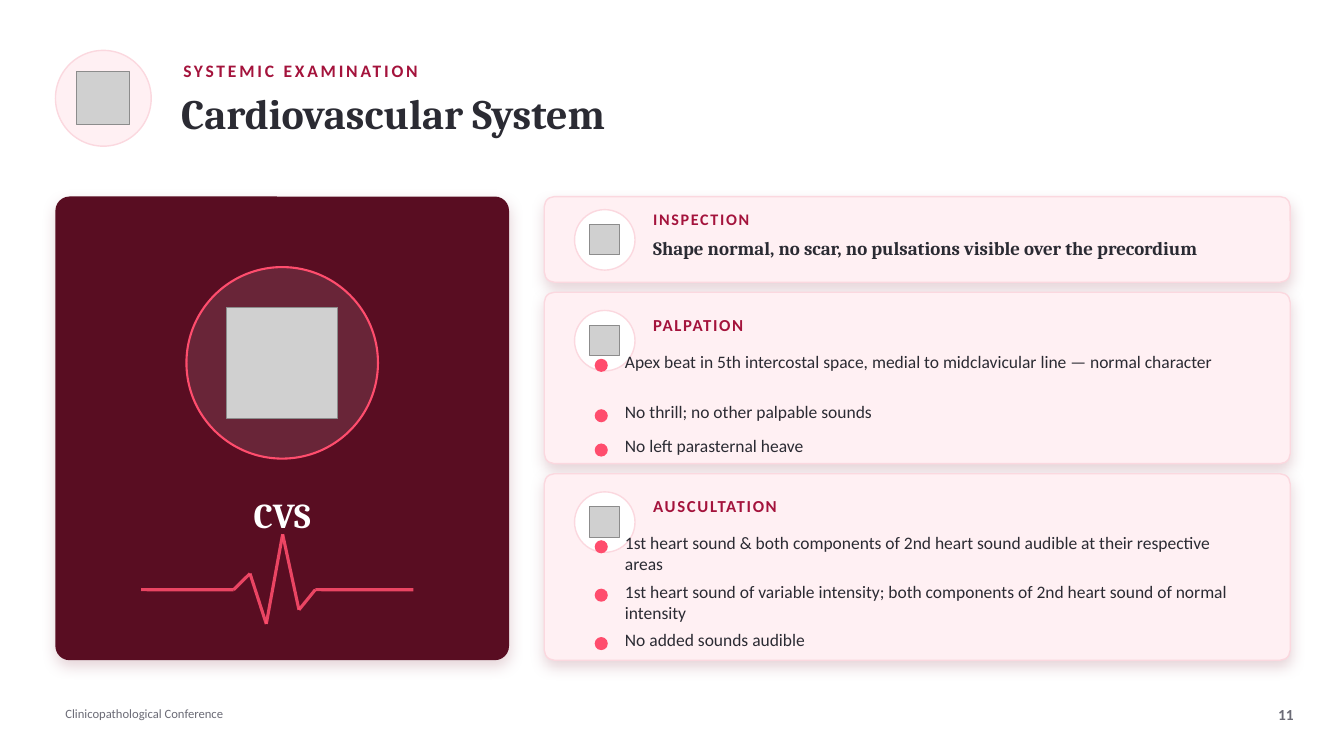
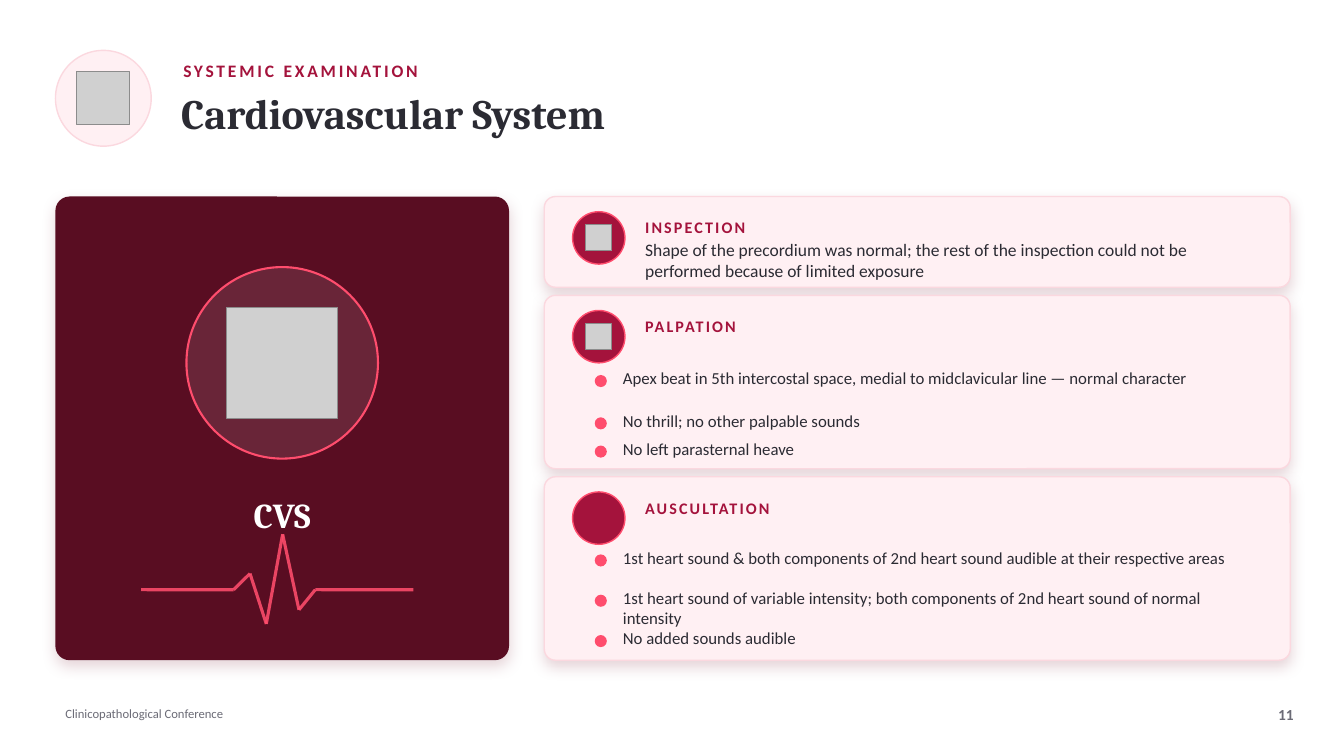
Before and after one commit to Waqar-msx9t/Waqar-msx9t.github.io, a slide deck: slide 11 of presentations/Clinicopathological-Conference.pptx. Drawn at 1344x756 pixels with LibreOffice and Linux fonts; fonts in the diff are those of the drawing; grey boxes stand for pictures. Boxes give left, top, right and bottom in pixels: in the first picture for what was removed or moved away, otherwise in the second. Text is boxed around its words. In the diff, an @@ line names an element or a change of style, - is before the commit and + after.

```diff
--- a/presentations/Clinicopathological-Conference.pptx
+++ b/presentations/Clinicopathological-Conference.pptx
@@ rounded rectangle: place and size @@
-rounded rectangle at (544, 197, 1291, 282)
+rounded rectangle at (544, 197, 1291, 287)
@@ ellipse: place and size @@
-ellipse at (575, 210, 635, 270)
+ellipse at (573, 212, 625, 264)
@@ picture: place and size @@
-picture at (590, 225, 620, 255)
+picture at (586, 225, 612, 251)
@@ text "INSPECTION": place and size @@
-text "INSPECTION" at (653, 210, 1268, 236)
+text "INSPECTION" at (645, 222, 745, 233)
@@ text "INSPECTION" at (645, 222, 745, 233): letter spacing 1.2 to 1.5 pt @@
@@ text at (645, 244, 1187, 280): text changed; size 13.5 to 12.5 pt; font Cambria to Calibri; bold off @@
-Shape normal, no scar, no pulsations visible over the precordium
+Shape of the precordium was normal; the rest of the inspection could not be performed because of limited exposure
@@ proportions changed in 3 elements at (544, 477, 1291, 660), (544, 197, 1291, 287), (544, 295, 1291, 469) @@
@@ rounded rectangle: place and size @@
-rounded rectangle at (544, 292, 1291, 464)
+rounded rectangle at (544, 295, 1291, 469)
@@ fill #FFFFFF to #A4133C; outline #FBD8DF 1 pt to #FF4D6D 1 pt in 3 elements at (573, 212, 625, 264), (573, 492, 625, 544), (573, 311, 625, 363) @@
@@ ellipse: place and size @@
-ellipse at (575, 311, 635, 371)
+ellipse at (573, 311, 625, 363)
@@ picture: place and size @@
-picture at (590, 326, 620, 356)
+picture at (586, 324, 612, 350)
@@ text "PALPATION": place and size @@
-text "PALPATION" at (653, 320, 743, 331)
+text "PALPATION" at (645, 317, 1265, 345)
@@ text "PALPATION" at (645, 317, 1265, 345): size 12 to 11.5 pt, letter spacing 1.2 to 1.5 pt @@
@@ ellipse: place and size @@
-ellipse at (595, 359, 608, 372)
+ellipse at (595, 375, 607, 387)
@@ text "Apex beat in 5th intercostal ...": place and size @@
-text "Apex beat in 5th intercostal ..." at (625, 356, 1212, 371)
+text "Apex beat in 5th intercostal ..." at (623, 372, 1186, 387)
@@ ellipse: place and size @@
-ellipse at (595, 409, 608, 422)
+ellipse at (595, 417, 607, 430)
@@ text "No thrill; no other palpable ...": place and size @@
-text "No thrill; no other palpable ..." at (625, 406, 871, 421)
+text "No thrill; no other palpable ..." at (623, 415, 859, 430)
@@ ellipse: place and size @@
-ellipse at (575, 492, 635, 553)
+ellipse at (573, 492, 625, 544)
@@ picture removed at (590, 507, 620, 537) @@
@@ text "AUSCULTATION" at (645, 498, 1265, 526): size 12 to 11.5 pt, letter spacing 1.2 to 1.5 pt @@
@@ text "AUSCULTATION": place and size @@
-text "AUSCULTATION" at (653, 496, 1268, 526)
+text "AUSCULTATION" at (645, 498, 1265, 526)
@@ ellipse: place and size @@
-ellipse at (595, 540, 608, 554)
+ellipse at (595, 555, 607, 567)
@@ size 12.5 to 12 pt in 6 elements at (623, 443, 794, 458), (623, 415, 859, 430), (623, 372, 1186, 387), (623, 632, 796, 644), (623, 592, 1201, 627), (623, 552, 1225, 567) @@
@@ text "1st heart sound & both ...": place and size @@
-text "1st heart sound & both ..." at (625, 537, 1210, 570)
+text "1st heart sound & both ..." at (623, 552, 1225, 567)
@@ ellipse: place and size @@
-ellipse at (595, 589, 608, 602)
+ellipse at (595, 595, 607, 607)
```
Also in this commit, not shown: 2 other files.
